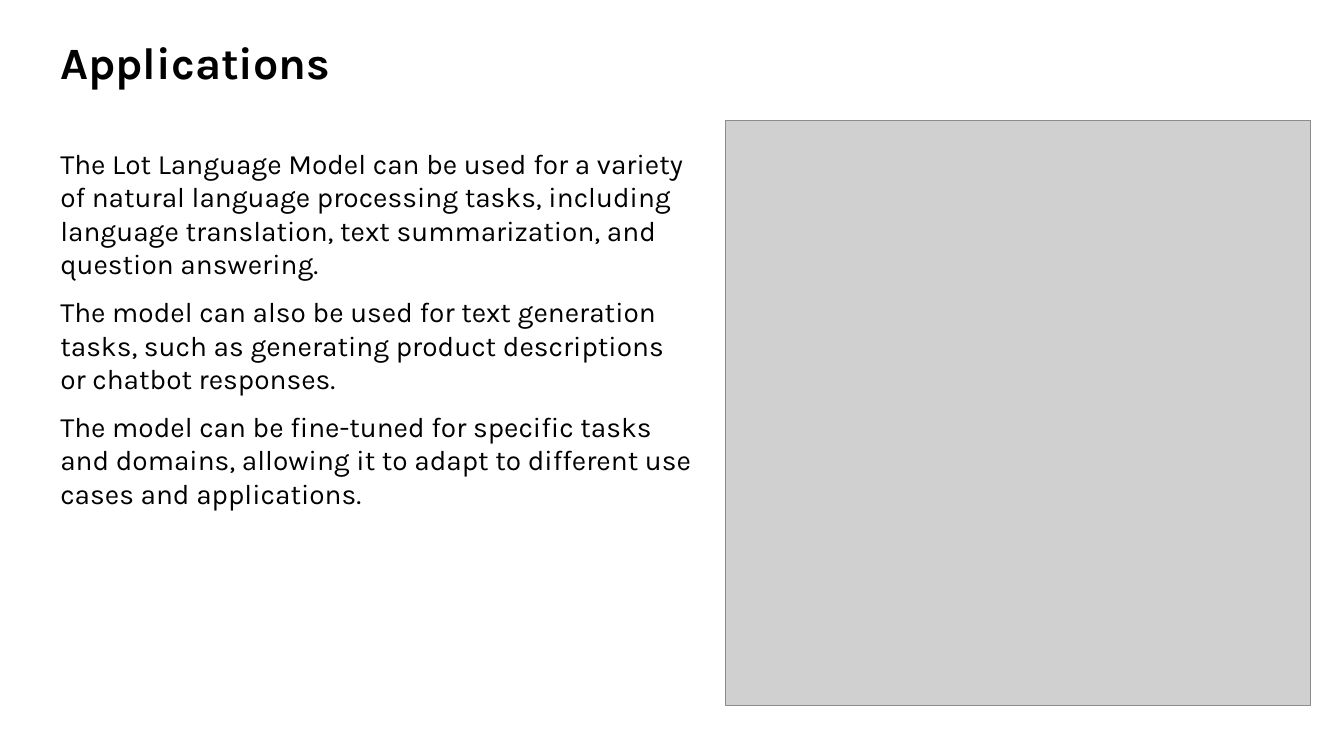
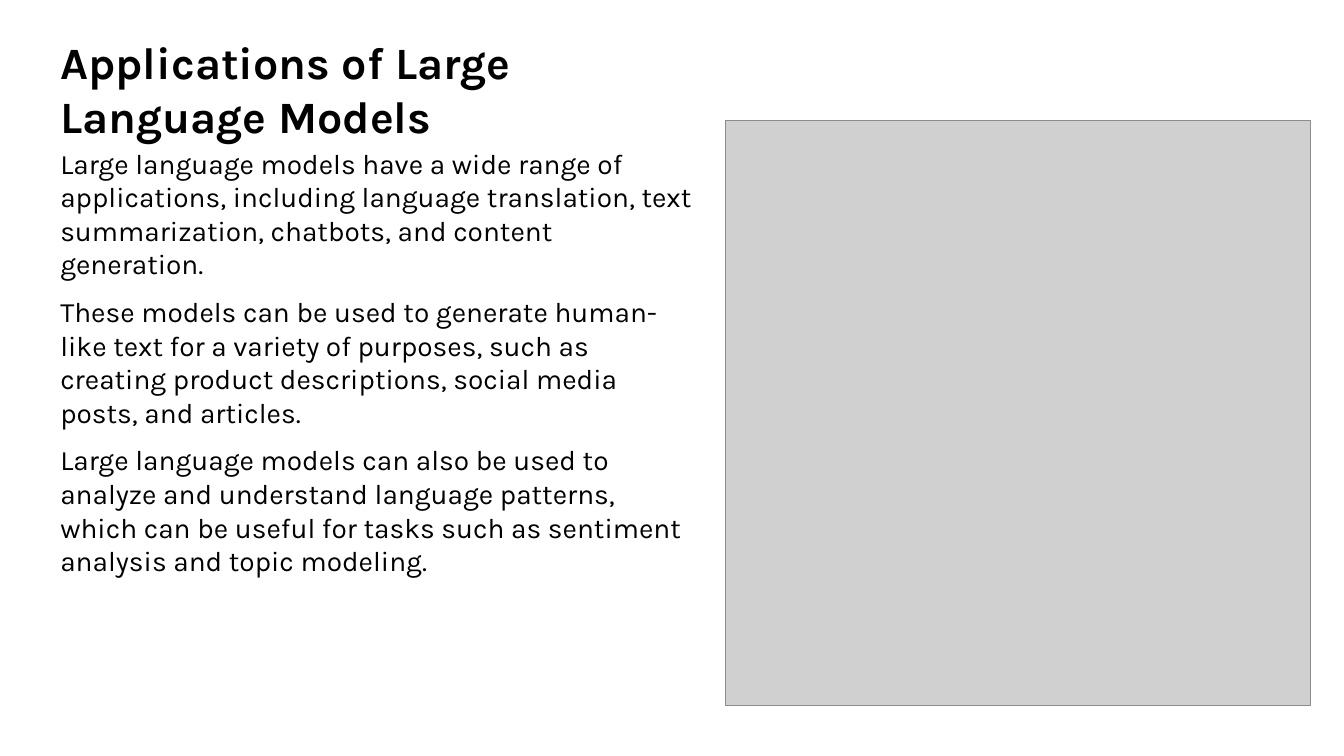
Before and after one commit to Hariprasath-2218/AURA, a slide deck: slide 4 of output.pptx. Drawn at 1344x756 pixels with LibreOffice and Linux fonts; fonts in the diff are those of the drawing; grey boxes stand for pictures; background and template pictures are left out. Boxes give left, top, right and bottom in pixels: in the first picture for what was removed or moved away, otherwise in the second. Text is boxed around its words. In the diff, an @@ line names an element or a change of style, - is before the commit and + after.

```diff
--- a/output.pptx
+++ b/output.pptx
@@ text at (60, 47, 510, 145): text changed @@
-Applications
+Applications of Large Language Models
@@ text at (60, 154, 692, 578): text changed @@
-The Lot Language Model can be used for a variety of natural language processing tasks, including language translation, text summarization, and question answering.
-The model can also be used for text generation tasks, such as generating product descriptions or chatbot responses.
-The model can be fine-tuned for specific tasks and domains, allowing it to adapt to different use cases and applications.
+Large language models have a wide range of applications, including language translation, text summarization, chatbots, and content generation.
+These models can be used to generate human-like text for a variety of purposes, such as creating product descriptions, social media posts, and articles.
+Large language models can also be used to analyze and understand language patterns, which can be useful for tasks such as sentiment analysis and topic modeling.
```
Also in this commit, not shown: 4 other slides changed, 3 slides added, 3 slides removed, 3 other files.
